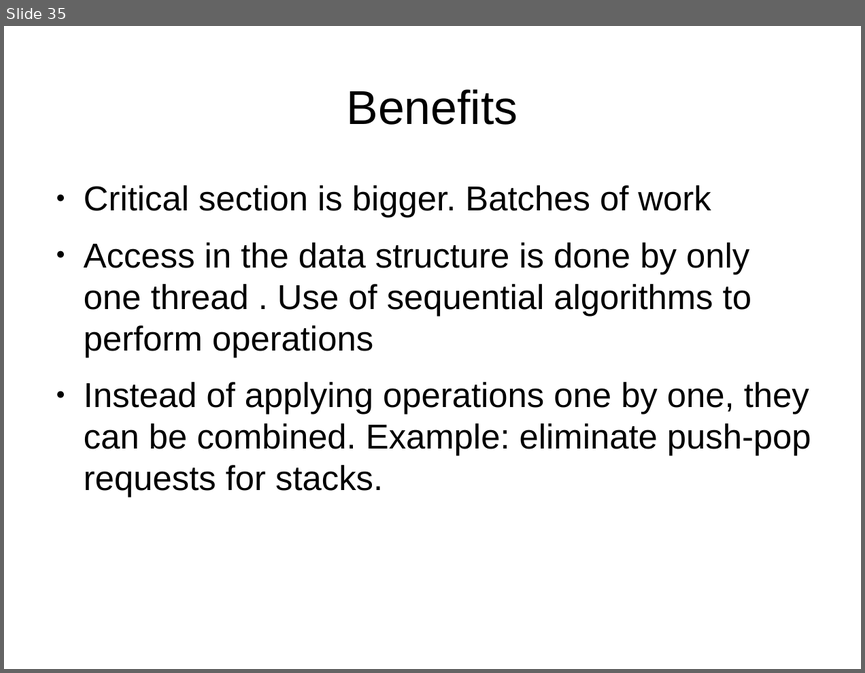
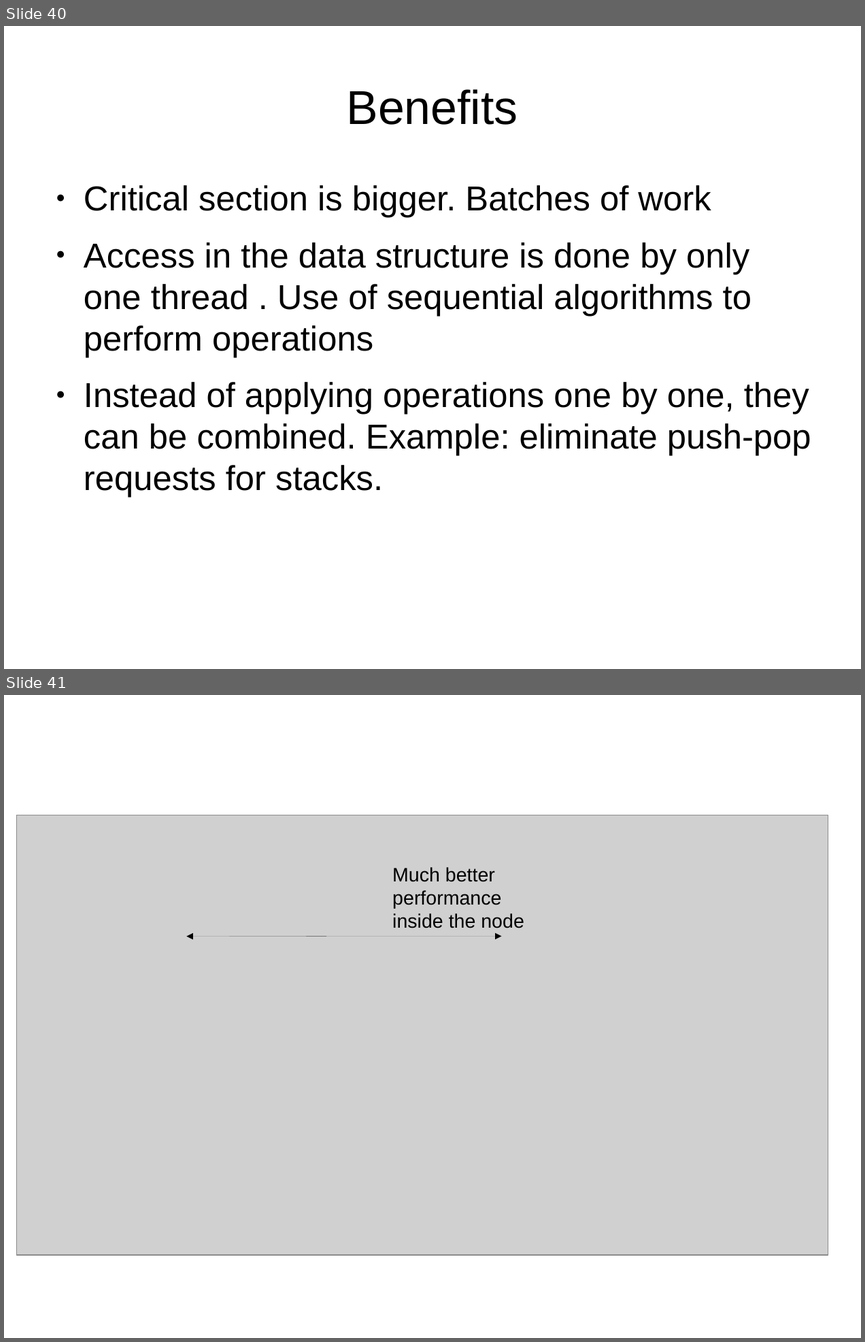
Before and after one commit to mpastyl/my_thesis, a slide deck: presentation.odp. Shown one above the other, each under a label of ours: slide 35 before the commit, slides 40 and 41 after it. The pictures are 865x673 and 865x1342 pixels, drawn with LibreOffice and Linux fonts; fonts in the diff are those of the drawing; grey boxes stand for pictures. Boxes give left, top, right and bottom in pixels: in the first picture for what was removed or moved away, otherwise in the second. Text is boxed around its words. In the diff, an @@ line names an element or a change of style, - is before the commit and + after.

```diff
--- a/presentation.odp
+++ b/presentation.odp
@@ slide 41 added at bbox=[4, 695, 861, 1338], background #FFFFFF @@
@@ picture added at bbox=[16, 815, 828, 1255] @@
@@ text added at bbox=[392, 867, 524, 928], 18 pt, text #000000 @@
+Much better performance inside the node
@@ arrow added from (327, 936) to (187, 936), #000000 0 pt @@
@@ arrow added from (230, 936) to (502, 936), #000000 0 pt @@
@@ what was slide 35 is now slide 40 @@
```
Also in this commit, not shown: 7 slides changed, 9 other slides added, 3 slides removed.
